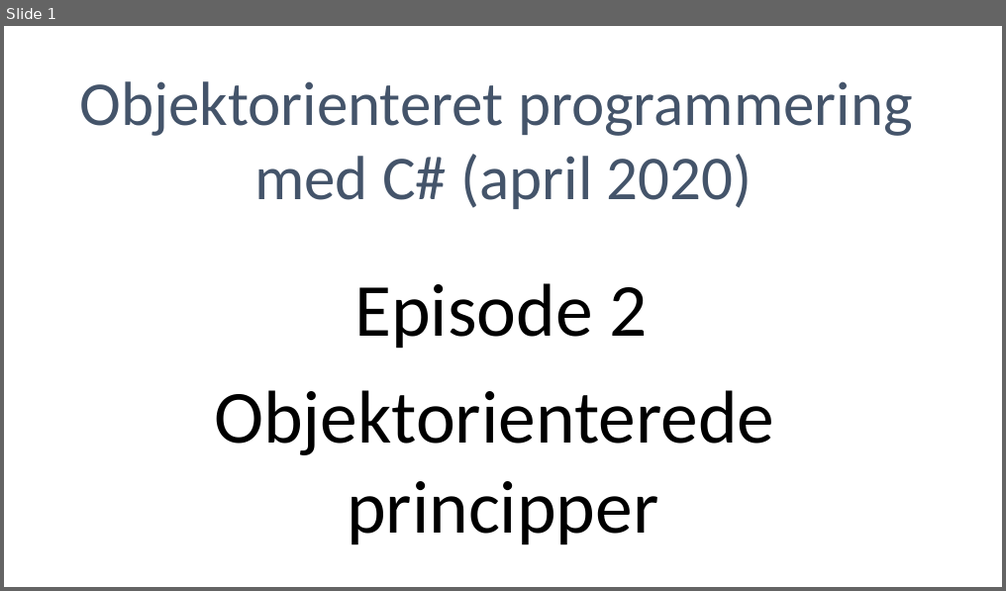
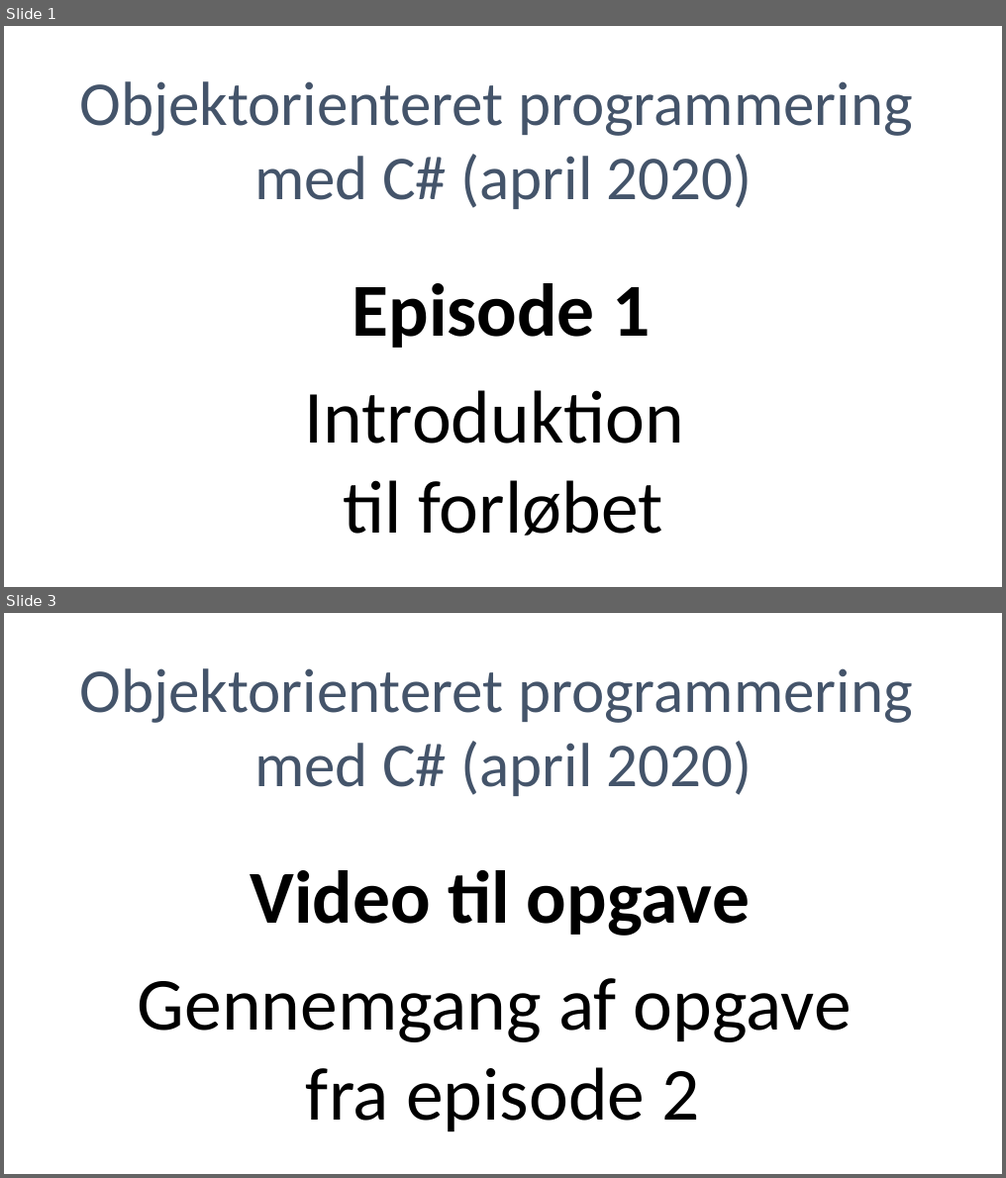
Before and after one commit to devcronberg/csskole, a slide deck: noter/Z01Temp/cover.pptx. Shown one above the other, each under a label of ours: slide 1 before the commit, slides 1 and 3 after it; the slides between them are not shown. The pictures are 1006x591 and 1006x1178 pixels, drawn with LibreOffice and Linux fonts; fonts in the diff are those of the drawing. Boxes give left, top, right and bottom in pixels: in the first picture for what was removed or moved away, otherwise in the second. Text is boxed around its words. In the diff, an @@ line names an element or a change of style, - is before the commit and + after.

```diff
--- a/noter/Z01Temp/cover.pptx
+++ b/noter/Z01Temp/cover.pptx
@@ slide 3 added at bbox=[4, 613, 1002, 1174], background #FFFFFF @@
@@ text added at bbox=[80, 668, 913, 796], 60 pt, text #44546A @@
+Objektorienteret programmering
+med C# (april 2020)
@@ text added at bbox=[251, 870, 749, 936], 72 pt, text #000000, bold @@
+Video til opgave
@@ text added at bbox=[138, 978, 851, 1133], 72 pt, text #000000 @@
+Gennemgang af opgave
+fra episode 2
@@ slide 1 changed as well @@
@@ text at bbox=[352, 283, 649, 348]: text changed; bold on @@
-Episode 2
+Episode 1
@@ text at bbox=[305, 390, 684, 536]: text changed @@
-Objektorienterede
-principper
+Introduktion
+til forløbet
```
Also in this commit, not shown: 1 other slide added, 1 other file.
